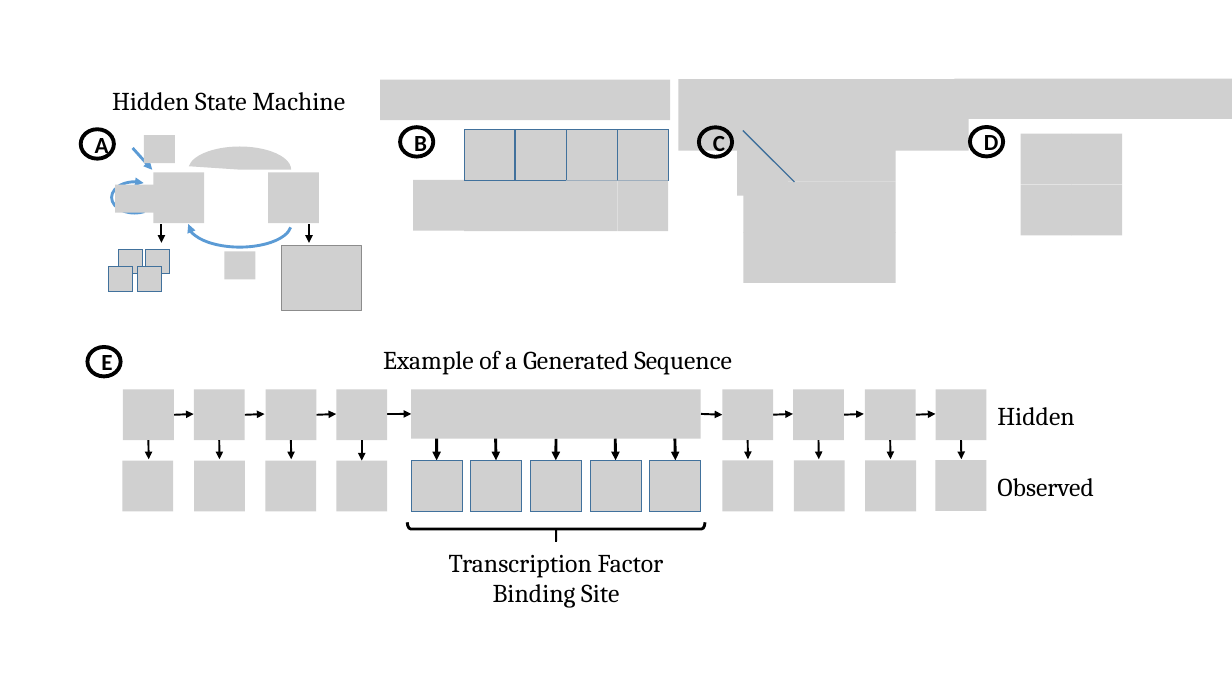
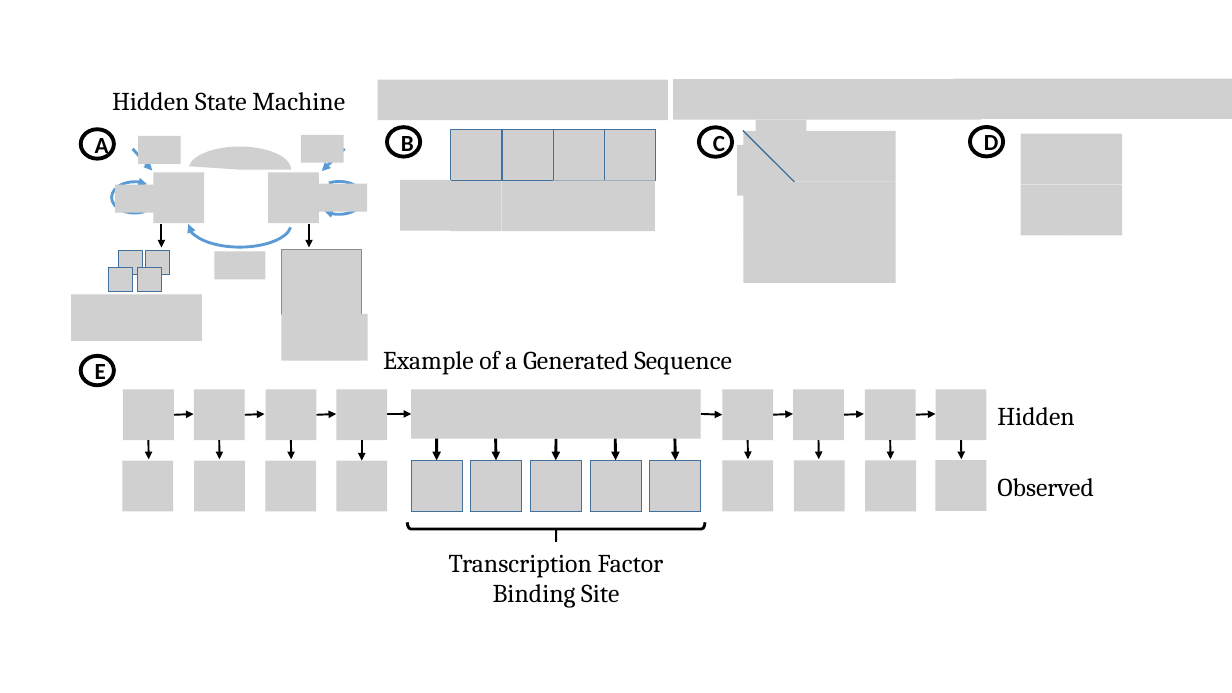
Before and after one commit to David-Taub/HOP-HMM, a slide deck: slide 5 of Help/Figures1.pptx. Drawn at 1232x693 pixels with LibreOffice and Linux fonts; fonts in the diff are those of the drawing; grey boxes stand for pictures. Boxes give left, top, right and bottom in pixels: in the first picture for what was removed or moved away, otherwise in the second. Text is boxed around its words. In the diff, an @@ line names an element or a change of style, - is before the commit and + after.

```diff
--- a/Help/Figures1.pptx
+++ b/Help/Figures1.pptx
@@ picture: place and size @@
-picture at (678,79,969,151)
+picture at (673,79,981,120)
@@ picture: place and size @@
-picture at (144,135,175,163)
+picture at (138,136,180,164)
@@ arc (boxed as its full ellipse) at (112,182,158,213): proportions changed @@
@@ group added at (71,135,367,360): 4 pictures, 1 arrow, 1 arc (boxed as its full ellipse) @@
@@ 9 pictures, 1 ellipse: place and size @@
-9 pictures, 1 ellipse at (400,128,668,231)
+9 pictures, 1 ellipse at (387,128,655,231)
@@ arrow moved from (162, 225) - (162, 243) to (162, 225) - (162, 248) @@
@@ arrow moved from (309, 225) - (309, 243) to (309, 225) - (309, 248) @@
@@ picture: place and size @@
-picture at (225,251,255,279)
+picture at (214,251,265,279)
@@ picture: place and size @@
-picture at (281,246,361,311)
+picture at (281,250,361,314)
@@ ellipse "E": place and size @@
-ellipse "E" at (88,347,121,376)
+ellipse "E" at (80,356,114,385)
```
Also in this commit, not shown: 4 other slides changed, 28 other files.
